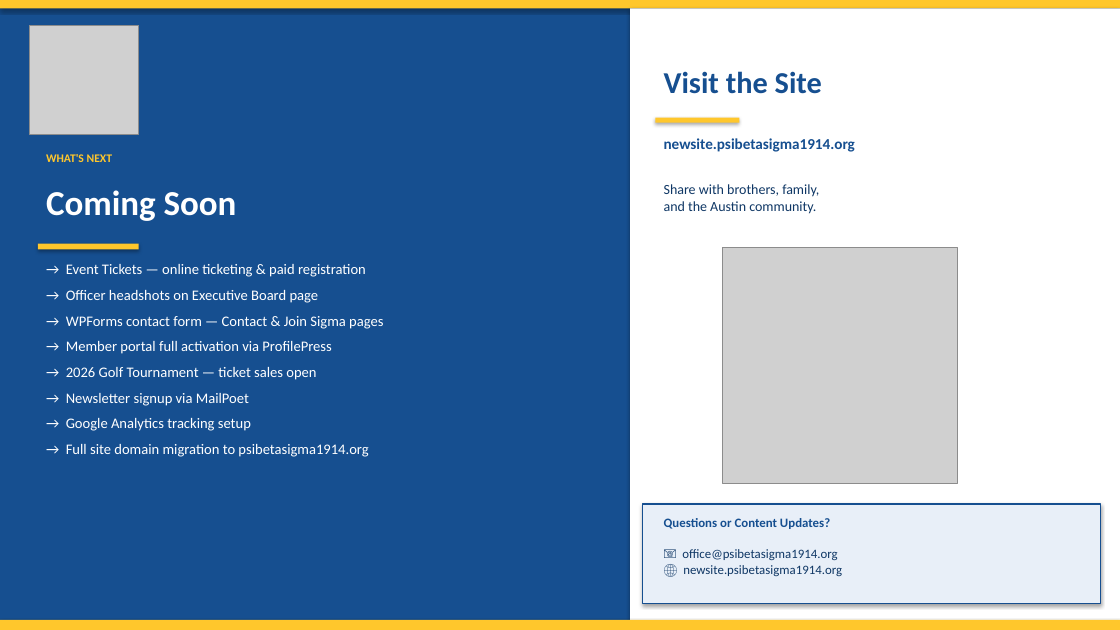
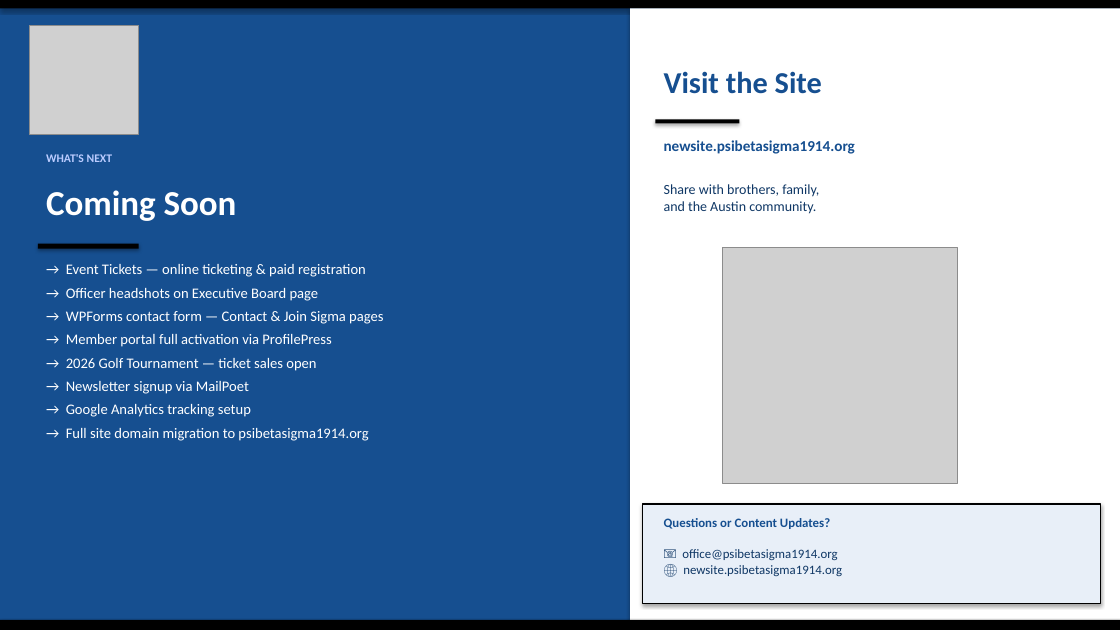
Before and after one commit to dpoly2/NewAgentHarness, a slide deck: slide 3 of pbs_site_launch.pptx. Drawn at 1120x630 pixels with LibreOffice and Linux fonts; fonts in the diff are those of the drawing; grey boxes stand for pictures. Boxes give left, top, right and bottom in pixels: in the first picture for what was removed or moved away, otherwise in the second. Text is boxed around its words. In the diff, an @@ line names an element or a change of style, - is before the commit and + after.

```diff
--- a/pbs_site_launch.pptx
+++ b/pbs_site_launch.pptx
@@ fill #FFC72C to #000000 in 4 elements at (x1=0, y1=0, x2=1120, y2=8), (x1=0, y1=620, x2=1120, y2=630), (x1=38, y1=244, x2=139, y2=249), (x1=655, y1=119, x2=739, y2=124) @@
@@ text "WHAT'S NEXT" at (x1=46, y1=154, x2=113, y2=162): text colour #FFC72C to #BBCCFF @@
@@ text "→ Event Tickets — online ..." at (x1=66, y1=264, x2=383, y2=441): less space between paragraphs @@
@@ rectangle at (x1=643, y1=504, x2=1101, y2=603): outline #164F90 1 pt to #000000 1 pt @@
```
Also in this commit, not shown: 2 other slides changed, 1 other file.
